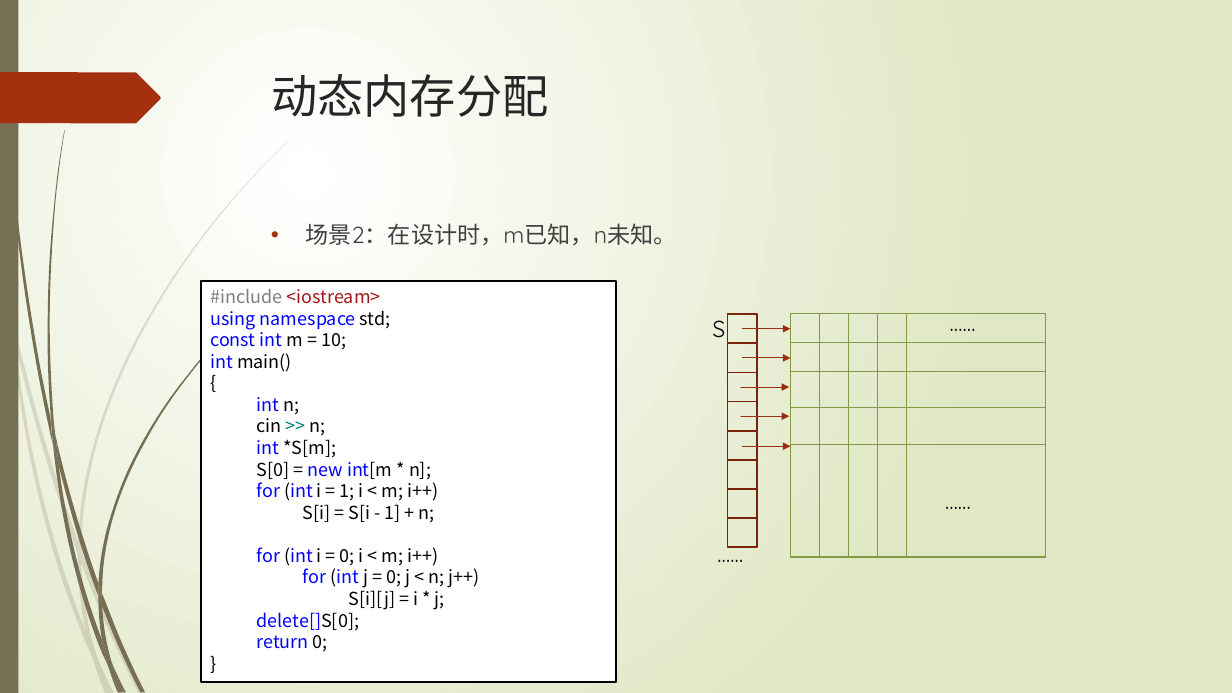
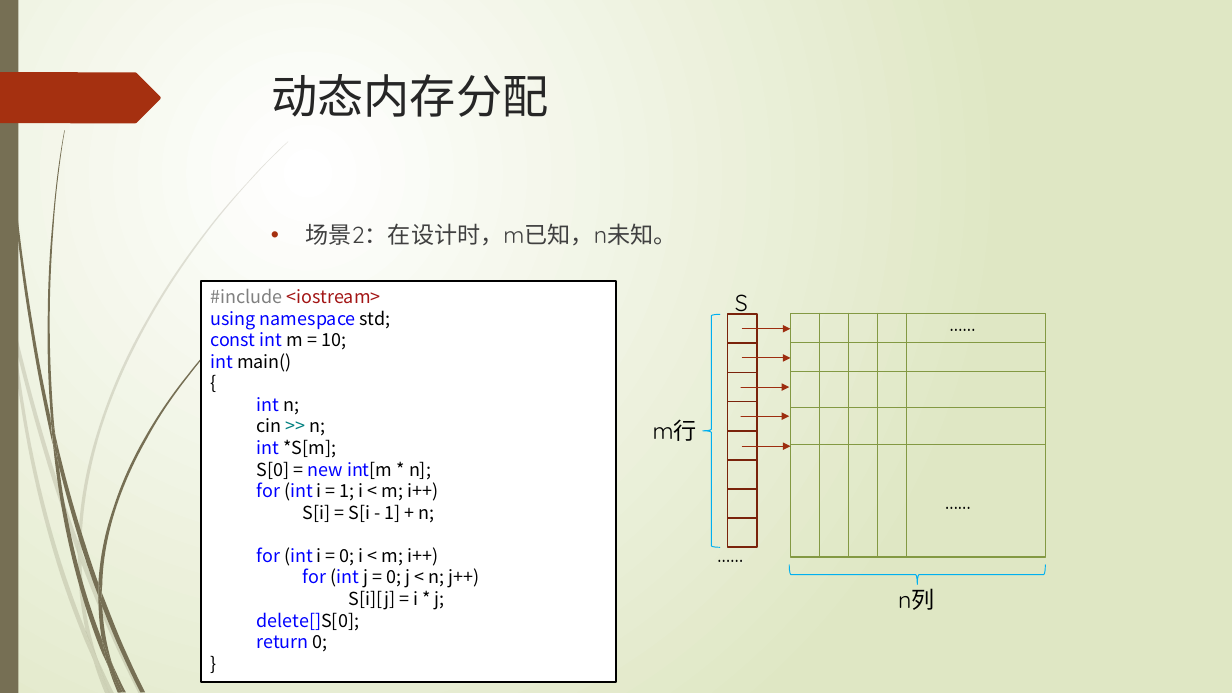
Before and after one commit to TeacherPeng/Datastruct, a slide deck: slide 15 of 教案/第00章 语言基础.pptx. Drawn at 1232x693 pixels with LibreOffice and Linux fonts; fonts in the diff are those of the drawing. Boxes give left, top, right and bottom in pixels: in the first picture for what was removed or moved away, otherwise in the second. Text is boxed around its words. In the diff, an @@ line names an element or a change of style, - is before the commit and + after.

```diff
--- a/教案/第00章 语言基础.pptx
+++ b/教案/第00章 语言基础.pptx
@@ text "S": place and size @@
-text "S" at [712,320,725,338]
+text "S" at [735,294,748,315]
@@ left brace added at [703,314,720,547], outline #00B0F0 0.75 pt @@
@@ text added at [653,419,697,441], 18 pt, text #000000 @@
+m行
@@ left brace added at [789,565,1045,584], outline #00B0F0 0.75 pt @@
@@ text added at [898,584,934,610], 18 pt, text #000000 @@
+n列
```
Also in this commit, not shown: 3 other slides changed, 2 other files.
